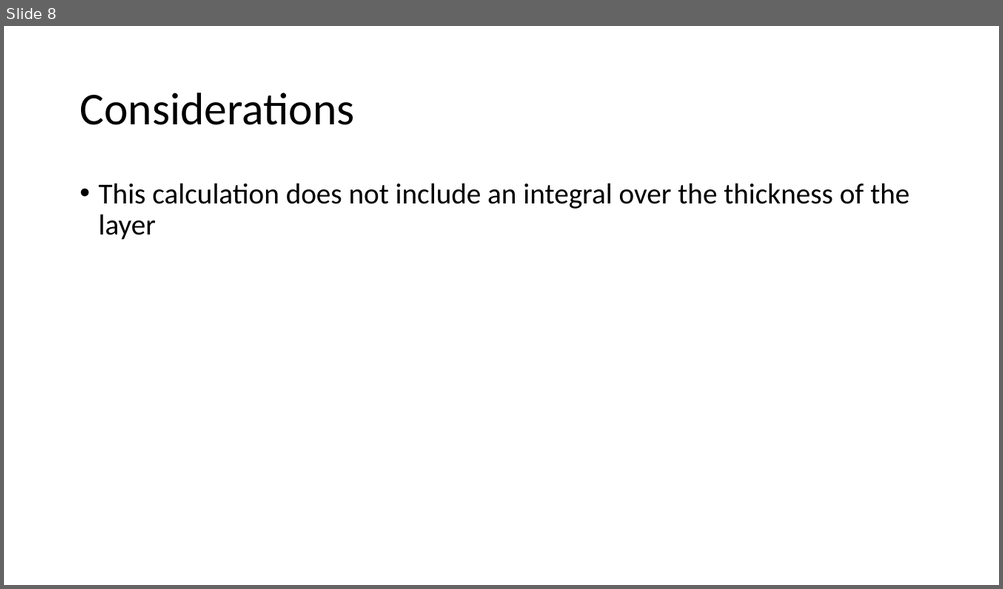
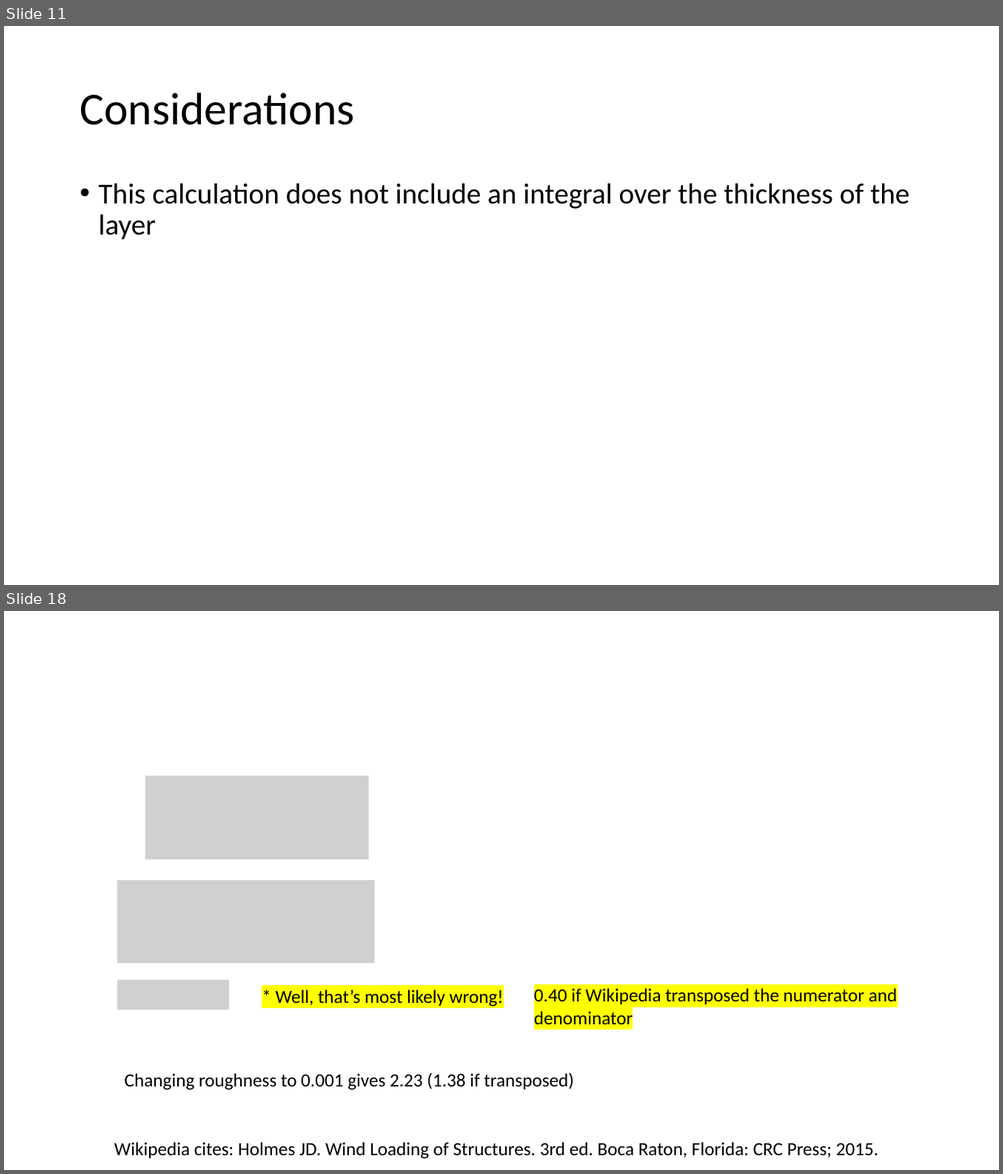
Before and after one commit to akeyel/HI_WRF, a slide deck: Progress/3D_Calcs.pptx. Shown one above the other, each under a label of ours: slide 8 before the commit, slides 11 and 18 after it; the slides between them are not shown. The pictures are 1003x589 and 1003x1174 pixels, drawn with LibreOffice and Linux fonts; fonts in the diff are those of the drawing; grey boxes stand for pictures. Boxes give left, top, right and bottom in pixels: in the first picture for what was removed or moved away, otherwise in the second. Text is boxed around its words. In the diff, an @@ line names an element or a change of style, - is before the commit and + after.

```diff
--- a/Progress/3D_Calcs.pptx
+++ b/Progress/3D_Calcs.pptx
@@ slide 18 added at box(4, 611, 999, 1170), background #FFFFFF @@
@@ picture added at box(145, 776, 369, 860) @@
@@ picture added at box(117, 880, 375, 963) @@
@@ picture added at box(117, 980, 229, 1010) @@
@@ text added at box(276, 990, 504, 1007), 18 pt, text #000000 @@
+* Well, that’s most likely wrong!
@@ text added at box(534, 988, 897, 1025), 18 pt, text #000000 @@
+0.40 if Wikipedia transposed the numerator and denominator
@@ text added at box(125, 1073, 574, 1091), 18 pt, text #000000 @@
+Changing roughness to 0.001 gives 2.23 (1.38 if transposed)
@@ text added at box(114, 1142, 878, 1159), 18 pt, text #000000 @@
+Wikipedia cites: Holmes JD. Wind Loading of Structures. 3rd ed. Boca Raton, Florida: CRC Press; 2015.
@@ what was slide 8 is now slide 11 @@
```
Also in this commit, not shown: 12 other slides added, 1 other file.
